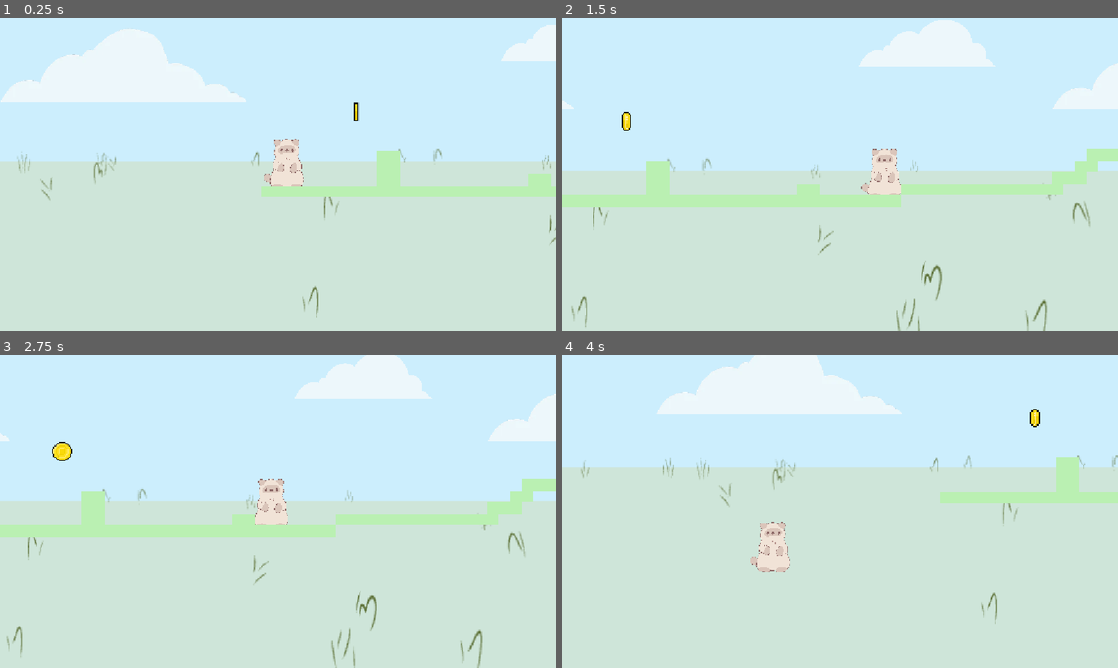
Above: before the commit, frames 1-4 (two rows, left to right).
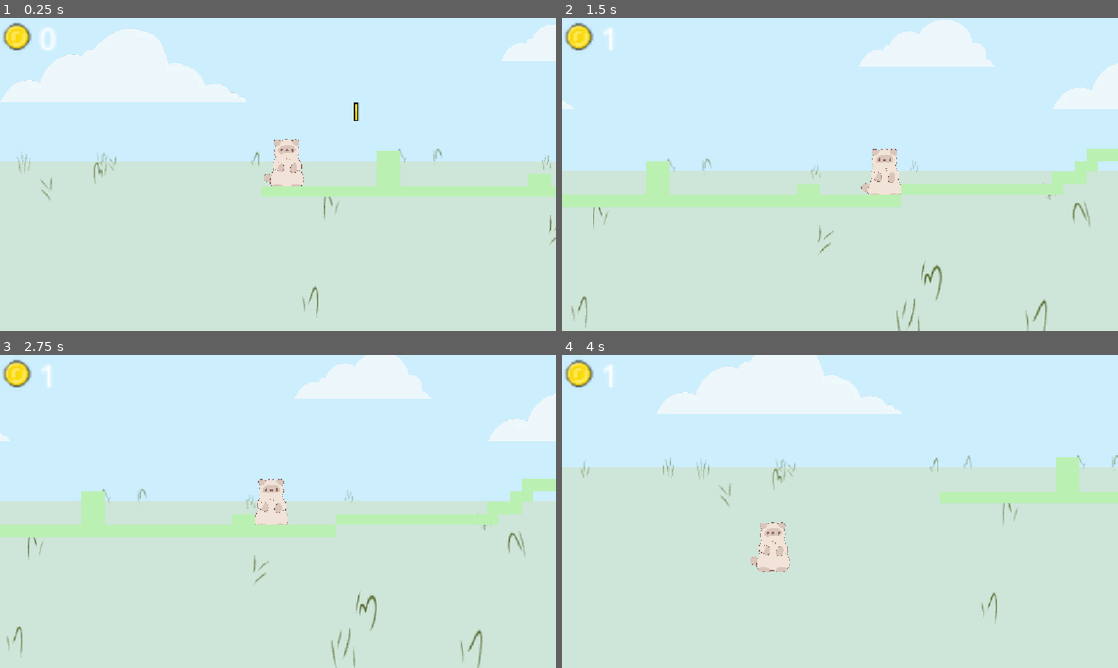
Above: after the commit, the same moments.

Repository: duckida/jumpstart
Game: Godot game, scene res://main.tscn
Same seed, same stepped clock (60 frames per second), same inputs: the game is played once before the commit and once after it.
Inputs:
- Up to frame 1 (0.25 s): no input
- Up to frame 2 (1.5 s): hold D (right) from 0.53 s (still down); tap Up (jump) at 0.77 s
- Up to frame 3 (2.75 s): tap Up (jump) at 1.52 s; release D (right) at 2.03 s; hold Left (left) from 2.03 s (still down)
- Up to frame 4 (4 s): keep holding Left (left); tap Up (jump) at 3.02, 3.77 s

The runs differ from the first frame. In frame 1, 0.5% of the frame differs, in the area x 0-10%, y 1-11%; in frame 2, 0.5%; in frame 3, 0.6%, in the area x 0-13%, y 1-34%; in frame 4, 0.5%.

Commit message:
add coin ui

Diff:
--- /dev/null
+++ b/coin.tscn
@@ -0,0 +1,76 @@
+[gd_scene format=3 uid="uid://sqagnd2ll6kb"]
+
+[ext_resource type="Script" uid="uid://cg8v3ja8dy3r6" path="res://scripts/coin.gd" id="1_0t63x"]
+[ext_resource type="Texture2D" uid="uid://ckmpd2nxvusd3" path="res://assets/coins.png" id="2_v7riw"]
+
+[sub_resource type="AtlasTexture" id="AtlasTexture_5vw27"]
+atlas = ExtResource("2_v7riw")
+region = Rect2(0, 40, 200, 170)
+
+[sub_resource type="AtlasTexture" id="AtlasTexture_kek77"]
+atlas = ExtResource("2_v7riw")
+region = Rect2(200, 40, 200, 170)
+
+[sub_resource type="AtlasTexture" id="AtlasTexture_4c57u"]
+atlas = ExtResource("2_v7riw")
+region = Rect2(400, 40, 200, 170)
+
+[sub_resource type="AtlasTexture" id="AtlasTexture_efxa6"]
+atlas = ExtResource("2_v7riw")
+region = Rect2(600, 40, 200, 170)
+
+[sub_resource type="AtlasTexture" id="AtlasTexture_dg77c"]
+atlas = ExtResource("2_v7riw")
+region = Rect2(800, 40, 200, 170)
+
+[sub_resource type="AtlasTexture" id="AtlasTexture_ycdy4"]
+atlas = ExtResource("2_v7riw")
+region = Rect2(1000, 40, 200, 170)
+
+[sub_resource type="SpriteFrames" id="SpriteFrames_podo4"]
+animations = [{
+"frames": [{
+"duration": 1.0,
+"texture": SubResource("AtlasTexture_5vw27")
+}, {
+"duration": 1.0,
+"texture": SubResource("AtlasTexture_kek77")
+}, {
+"duration": 1.0,
+"texture": SubResource("AtlasTexture_4c57u")
+}, {
+"duration": 1.0,
+"texture": SubResource("AtlasTexture_efxa6")
+}, {
+"duration": 1.0,
+"texture": SubResource("AtlasTexture_dg77c")
+}, {
+"duration": 1.0,
+"texture": SubResource("AtlasTexture_ycdy4")
+}],
+"loop": 1,
+"name": &"spin",
+"speed": 11.0
+}]
+
+[sub_resource type="CircleShape2D" id="CircleShape2D_7mycd"]
+radius = 13.0
+
+[node name="Coin" type="Node2D" unique_id=1080526038]
+script = ExtResource("1_0t63x")
+
+[node name="AnimatedSprite2D" type="AnimatedSprite2D" parent="." unique_id=487941232]
+position = Vector2(132.5, 26)
+scale = Vector2(0.16500004, 0.15294118)
+sprite_frames = SubResource("SpriteFrames_podo4")
+animation = &"spin"
+autoplay = "spin"
+frame_progress = 0.937055
+
+[node name="Area2D" type="Area2D" parent="." unique_id=906211450]
+
+[node name="CollisionShape2D" type="CollisionShape2D" parent="Area2D" unique_id=415932732]
+position = Vector2(132, 26)
+shape = SubResource("CircleShape2D_7mycd")
+
+[connection signal="body_entered" from="Area2D" to="." method="_on_area_2d_body_entered"]
--- /dev/null
+++ b/coin_ui.tscn
@@ -0,0 +1,30 @@
+[gd_scene format=3 uid="uid://emhgqlqwxw0r"]
+
+[ext_resource type="Script" uid="uid://cj1fmoe43uddn" path="res://scripts/coin_ui.gd" id="1_i8ha2"]
+[ext_resource type="Texture2D" uid="uid://d2fp5nw7rsq4o" path="res://assets/one_coin.png" id="2_i8ha2"]
+
+[node name="CoinUI" type="Control" unique_id=36093740]
+layout_mode = 3
+anchors_preset = 0
+offset_right = 40.0
+offset_bottom = 40.0
+script = ExtResource("1_i8ha2")
+
+[node name="TextureRect" type="TextureRect" parent="." unique_id=1329859491]
+layout_mode = 0
+offset_right = 16.0
+offset_bottom = 18.0
+texture = ExtResource("2_i8ha2")
+expand_mode = 1
+stretch_mode = 1
+
+[node name="Label" type="Label" parent="." unique_id=1000594283]
+layout_mode = 0
+offset_left = 19.0
+offset_top = -2.0
+offset_right = 67.0
+offset_bottom = 47.0
+theme_override_colors/font_color = Color(1, 1, 1, 1)
+theme_override_font_sizes/font_size = 16
+text = "0
+"
--- a/main.tscn
+++ b/main.tscn
@@ -6,7 +6,8 @@
 [ext_resource type="Texture2D" uid="uid://s40nu5uxqld3" path="res://assets/clean-background.png" id="3_1bvp3"]
 [ext_resource type="Texture2D" uid="uid://b2lc5ixdprnt" path="res://assets/clouds/cloud1.webp" id="4_lquwl"]
 [ext_resource type="Texture2D" uid="uid://s7c24f61ufyp" path="res://assets/clouds/cloud2.webp" id="5_7mycd"]
-[ext_resource type="Texture2D" uid="uid://ckmpd2nxvusd3" path="res://assets/coins.png" id="7_272bh"]
+[ext_resource type="PackedScene" uid="uid://sqagnd2ll6kb" path="res://coin.tscn" id="7_5vw27"]
+[ext_resource type="PackedScene" uid="uid://emhgqlqwxw0r" path="res://coin_ui.tscn" id="9_kek77"]
 
 [sub_resource type="RectangleShape2D" id="RectangleShape2D_podo4"]
 size = Vector2(45, 63.5)
@@ -6924,59 +6925,6 @@
 physics_layer_0/collision_layer = 1
 sources/0 = SubResource("TileSetAtlasSource_0xm2m")
 
-[sub_resource type="AtlasTexture" id="AtlasTexture_5vw27"]
-atlas = ExtResource("7_272bh")
-region = Rect2(0, 40, 200, 170)
-
-[sub_resource type="AtlasTexture" id="AtlasTexture_kek77"]
-atlas = ExtResource("7_272bh")
-region = Rect2(200, 40, 200, 170)
-
-[sub_resource type="AtlasTexture" id="AtlasTexture_4c57u"]
-atlas = ExtResource("7_272bh")
-region = Rect2(400, 40, 200, 170)
-
-[sub_resource type="AtlasTexture" id="AtlasTexture_efxa6"]
-atlas = ExtResource("7_272bh")
-region = Rect2(600, 40, 200, 170)
-
-[sub_resource type="AtlasTexture" id="AtlasTexture_dg77c"]
-atlas = ExtResource("7_272bh")
-region = Rect2(800, 40, 200, 170)
-
-[sub_resource type="AtlasTexture" id="AtlasTexture_ycdy4"]
-atlas = ExtResource("7_272bh")
-region = Rect2(1000, 40, 200, 170)
-
-[sub_resource type="SpriteFrames" id="SpriteFrames_podo4"]
-animations = [{
-"frames": [{
-"duration": 1.0,
-"texture": SubResource("AtlasTexture_5vw27")
-}, {
-"duration": 1.0,
-"texture": SubResource("AtlasTexture_kek77")
-}, {
-"duration": 1.0,
-"texture": SubResource("AtlasTexture_4c57u")
-}, {
-"duration": 1.0,
-"texture": SubResource("AtlasTexture_efxa6")
-}, {
-"duration": 1.0,
-"texture": SubResource("AtlasTexture_dg77c")
-}, {
-"duration": 1.0,
-"texture": SubResource("AtlasTexture_ycdy4")
-}],
-"loop": 1,
-"name": &"spin",
-"speed": 11.0
-}]
-
-[sub_resource type="CircleShape2D" id="CircleShape2D_7mycd"]
-radius = 13.0
-
 [node name="Node" type="Node" unique_id=2027025859]
 
 [node name="Player" type="CharacterBody2D" parent="." unique_id=2009701843]
@@ -7029,18 +6977,13 @@
 tile_map_data = PackedByteArray("AAAAAAgAAAAAAAAAAAABAAgAAAAAAAAAAAACAAgAAAAAAAAAAAADAAgAAAAAAAAAAAAEAAgAAAAAAAAAAAAFAA …(5648 unchanged characters)…
 tile_set = SubResource("TileSet_7mycd")
 
-[node name="Coin" type="Node2D" parent="." unique_id=2109933949]
+[node name="Coin" parent="." unique_id=1080526038 instance=ExtResource("7_5vw27")]
 
-[node name="AnimatedSprite2D" type="AnimatedSprite2D" parent="Coin" unique_id=921078301]
-position = Vector2(132.5, 26)
-scale = Vector2(0.16500004, 0.15294118)
-sprite_frames = SubResource("SpriteFrames_podo4")
-animation = &"spin"
-autoplay = "spin"
-frame_progress = 0.3470275
+[node name="CanvasLayer" type="CanvasLayer" parent="." unique_id=1848353141]
 
-[node name="Area2D" type="Area2D" parent="Coin" unique_id=1632685003]
-
-[node name="CollisionShape2D" type="CollisionShape2D" parent="Coin/Area2D" unique_id=677198730]
-position = Vector2(132, 26)
-shape = SubResource("CircleShape2D_7mycd")
+[node name="CoinUI" parent="CanvasLayer" unique_id=36093740 instance=ExtResource("9_kek77")]
+offset_left = 4.0
+offset_top = 3.0
+offset_right = 35.25
+offset_bottom = 21.0
+scale = Vector2(4, 4)
--- /dev/null
+++ b/scripts/coin.gd
@@ -0,0 +1,8 @@
+extends Node2D
+
+@export var value = 1;
+
+func _on_area_2d_body_entered(body: Node2D) -> void:
+	if body is Player:
+		GameController.coin_collected(value);
+		self.queue_free()
--- /dev/null
+++ b/scripts/coin_ui.gd
@@ -0,0 +1,10 @@
+extends Control
+
+@onready var label = $Label
+
+# Called when the node enters the scene tree for the first time.
+func _ready() -> void:
+	EventController.connect("coin_collected", on_event_coin_collected)
+
+func on_event_coin_collected(value: int) -> void:
+	label.text = str(value)
--- a/scripts/player.gd
+++ b/scripts/player.gd
@@ -1,4 +1,4 @@
-extends CharacterBody2D
+class_name Player extends CharacterBody2D
 
 
 const SPEED = 700.0
--- /dev/null
+++ b/scripts/world.gd
@@ -0,0 +1,11 @@
+extends Node
+
+
+# Called when the node enters the scene tree for the first time.
+func _ready() -> void:
+	pass # Replace with function body.
+
+
+# Called every frame. 'delta' is the elapsed time since the previous frame.
+func _process(delta: float) -> void:
+	pass
Binary file added: assets/one_coin.png
Not shown, added: assets/one_coin.png.import
Not shown, added: scripts/coin.gd.uid
Not shown, added: scripts/coin_ui.gd.uid
Not shown, added: scripts/world.gd.uid
